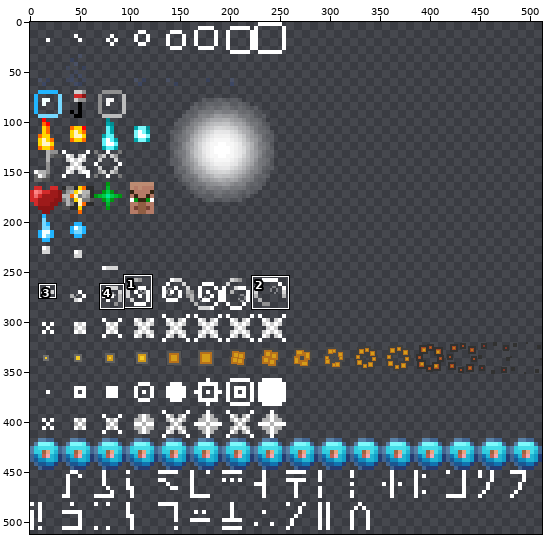
Sprite sheet -- textures/particle/particles.png. Above: a wide view before the commit, with the close-up outlined.
Close-up. Before the commit:
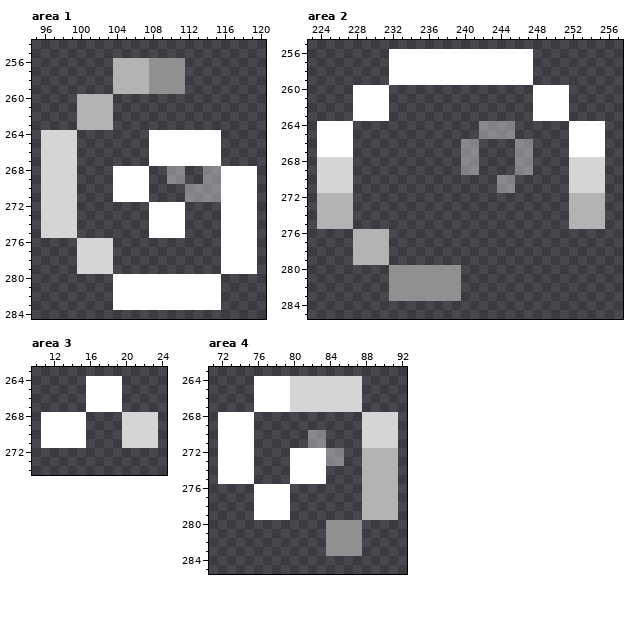
The file is 512x512 pixels. Pixels under 10% opacity are left out. Colours within 5 levels of each other are drawn and written as one. Shown: area 1: x 95..120, y 254..284; area 2: x 223..257, y 255..285; area 3: x 10..24, y 263..274; area 4: x 71..92, y 263..285. The commit also changed other parts of the picture, which this record leaves out.
After:
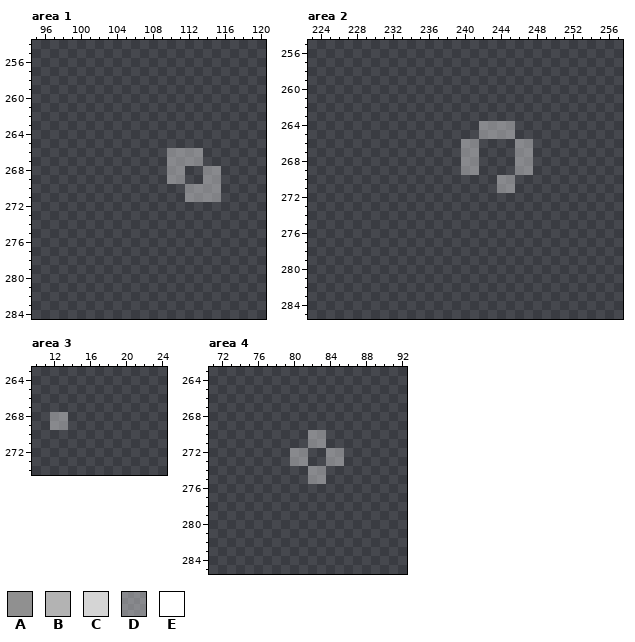
Palette (. is transparent): A #909090  B #b3b3b3  C #d5d5d5  D #ebebeb66  E #ffffff
What changed:
Area 1:
Colour D replaces colour E in rows 266 to 267 at x 110 to 113.
The edit erases colour A in rows 256 to 259 at x 108 to 111.
The edit erases colour B in rows 256 to 259 at x 104 to 107; in rows 260 to 263 at x 100 to 103.
The edit erases colour C in rows 264 to 275 at x 96 to 99; in rows 276 to 279 at x 100 to 103.
The edit erases colour E in rows 264 to 265 at x 108 to 115; in rows 266 to 267 at x 108 to 109 and 114 to 115; in rows 268 to 271 at x 104 to 107 and 116 to 119; in rows 272 to 275 at x 108 to 111 and 116 to 119; in rows 276 to 279 at x 116 to 119; in rows 280 to 283 at x 104 to 115.
Area 2:
The edit erases colour A in rows 280 to 283 at x 232 to 239.
The edit erases colour B in rows 272 to 275 at x 224 to 227 and 252 to 255; in rows 276 to 279 at x 228 to 231.
The edit erases colour C in rows 268 to 271 at x 224 to 227 and 252 to 255.
The edit erases colour E in rows 256 to 259 at x 232 to 247; in rows 260 to 263 at x 228 to 231 and 248 to 251; in rows 264 to 267 at x 224 to 227 and 252 to 255.
Area 3:
Colour D replaces colour E in rows 268 to 269 at x 12 to 13.
The edit erases colour C in rows 268 to 271 at x 20 to 23.
The edit erases colour E in rows 264 to 267 at x 16 to 19; in rows 268 to 269 at x 11 and 14 to 15; in rows 270 to 271 at x 11 to 15.
Area 4:
Colour D replaces colour E in rows 272 to 273 at x 80 to 81; in rows 274 to 275 at x 82 to 83.
The edit erases colour A in rows 280 to 283 at x 84 to 87.
The edit erases colour B in rows 272 to 279 at x 88 to 91.
The edit erases colour C in rows 264 to 267 at x 80 to 87; in rows 268 to 271 at x 88 to 91.
The edit erases colour E in rows 264 to 267 at x 76 to 79; in rows 268 to 271 at x 72 to 75; in rows 272 to 273 at x 72 to 75 and 82 to 83; in rows 274 to 275 at x 72 to 75 and 80 to 81; in rows 276 to 279 at x 76 to 79.
Pixel boxes of the changes (left, top, right, bottom) in both close-ups:
changed: (41, 58, 257, 310)
erased: (317, 49, 605, 301)
changed: (41, 376, 158, 448)
changed: (218, 376, 398, 556)
